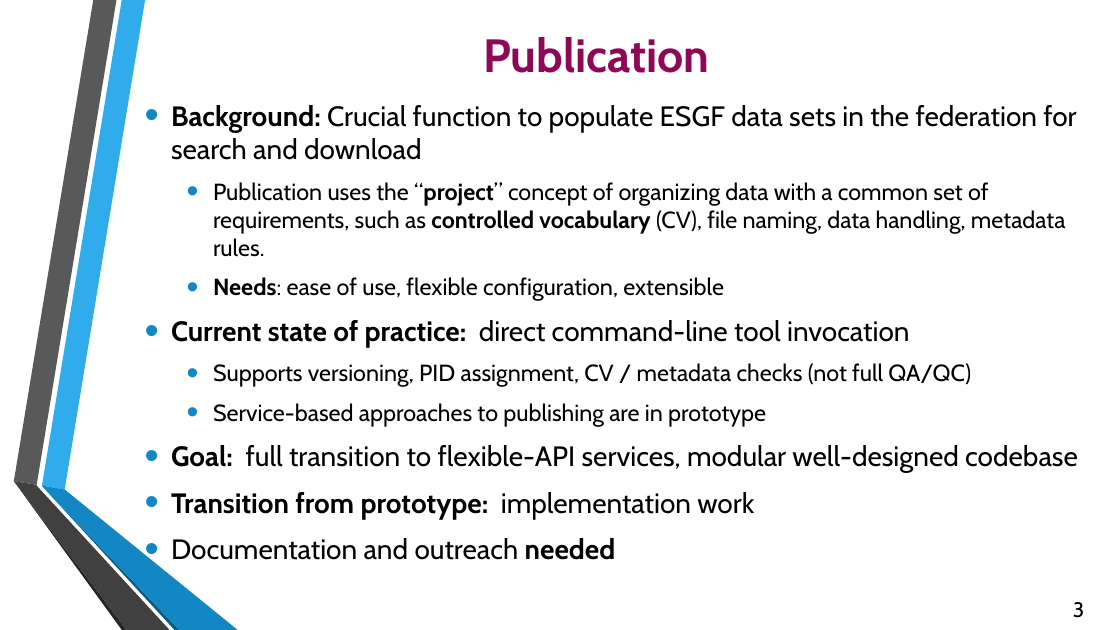
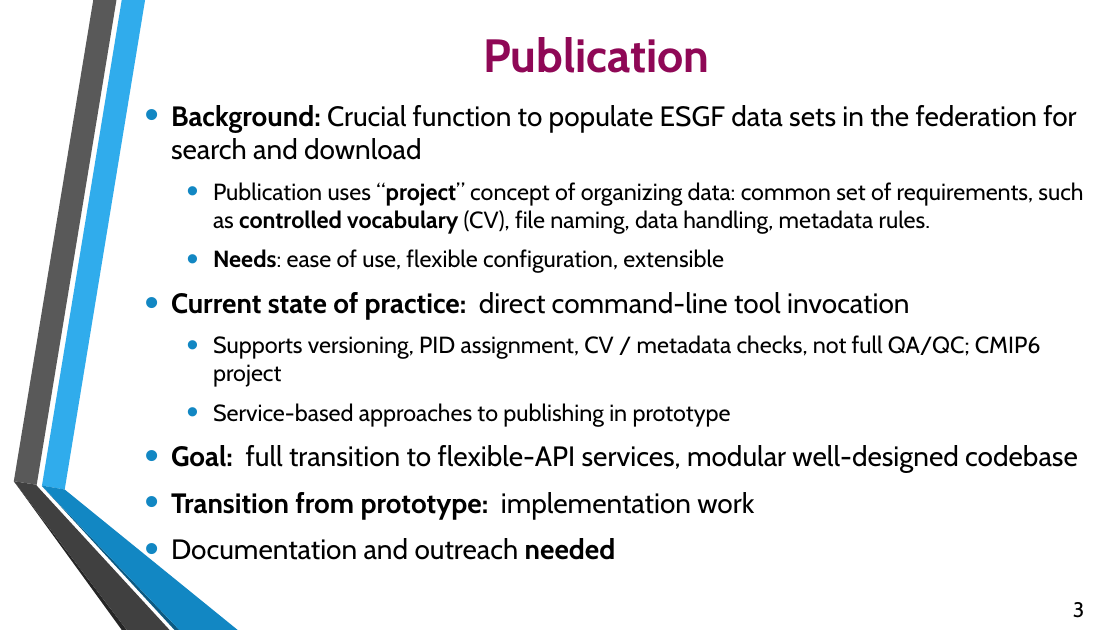
Before and after one commit to ESGF/esgf.github.io, a slide deck: slide 3 of media/2017-DOE/ESGF Publication, Registration, Tracking-Feedback Notification Final.pptx. Drawn at 1120x630 pixels with LibreOffice and Linux fonts; fonts in the diff are those of the drawing; background and template pictures are left out. Boxes give left, top, right and bottom in pixels: in the first picture for what was removed or moved away, otherwise in the second. Text is boxed around its words. In the diff, an @@ line names an element or a change of style, - is before the commit and + after.

Commit message:
MBH: updated p2

```diff
--- a/media/2017-DOE/ESGF Publication, Registration, Tracking-Feedback Notification Final.pptx
+++ b/media/2017-DOE/ESGF Publication, Registration, Tracking-Feedback Notification Final.pptx
@@ text at (213, 182, 1083, 234): text changed @@
-  • Publication uses the “project” concept of organizing data with a common set of requirements, such as controlled vocabulary (CV), file naming, data handling, metadata rules.
+  • Publication uses “project” concept of organizing data: common set of requirements, such as controlled vocabulary (CV), file naming, data handling, metadata rules.
@@ text at (213, 335, 1041, 427): text changed @@
-  • Supports versioning, PID assignment, CV / metadata checks (not full QA/QC)
-  • Service-based approaches to publishing are in prototype
+  • Supports versioning, PID assignment, CV / metadata checks, not full QA/QC; CMIP6 project
+  • Service-based approaches to publishing in prototype
```
Also in this commit, not shown: 4 other slides changed.
